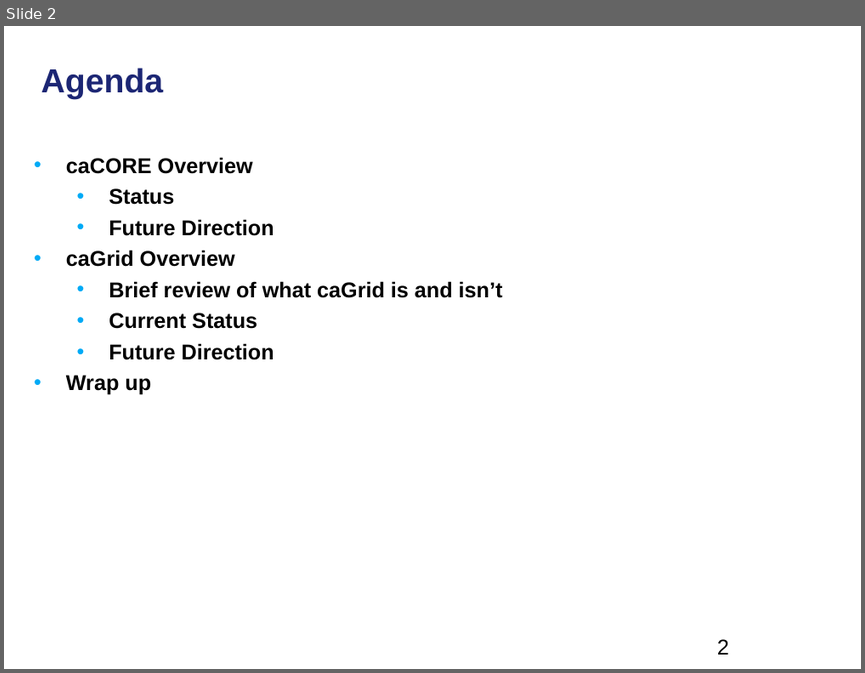
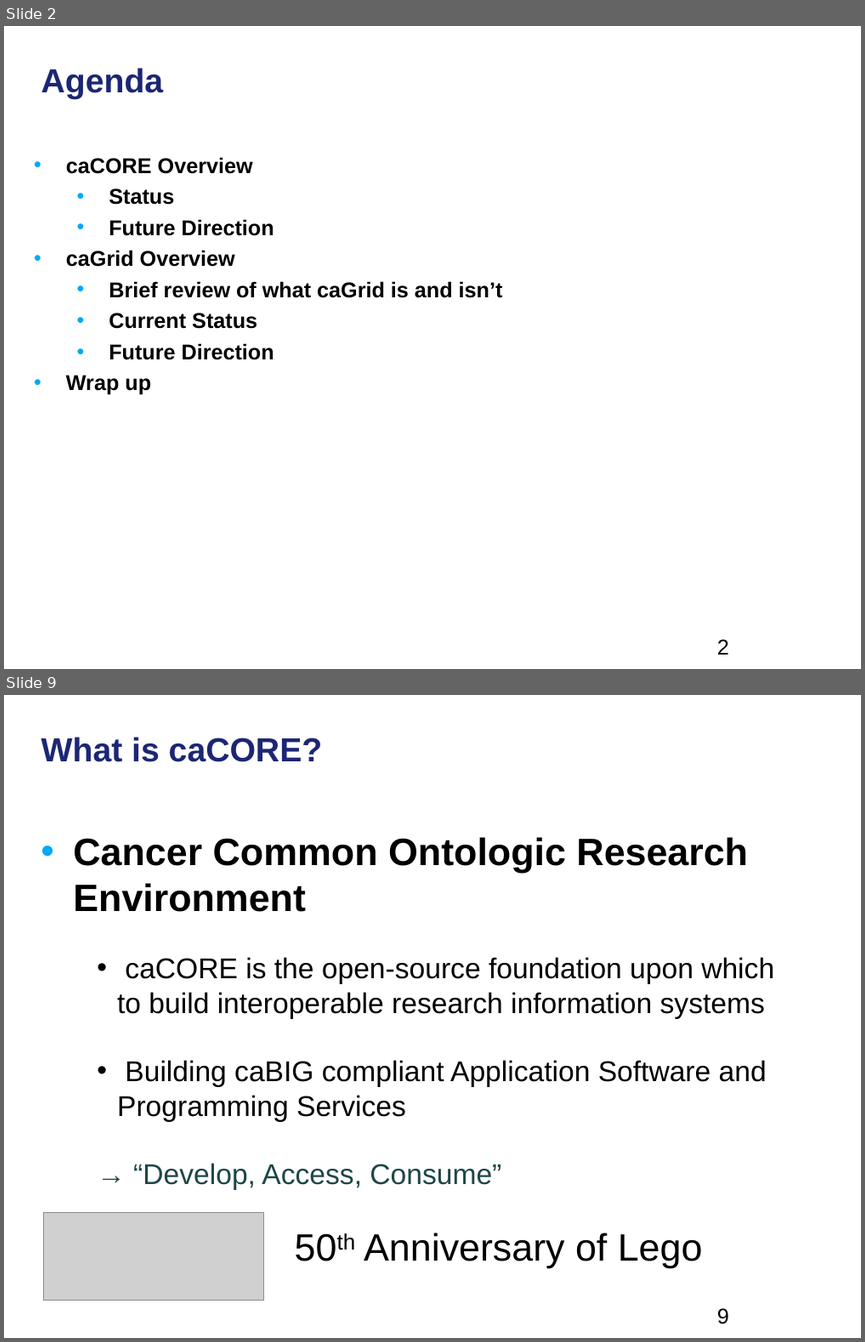
Before and after one commit to NCIP/cagrid-portal, a slide deck: cagrid-1-0/Documentation/presentations/200801_VCDE_ARCH/20080128_30_XCWS_F2F_Day2_caCORE_caGrid.ppt. Shown one above the other, each under a label of ours: slide 2 before the commit, slides 2 and 9 after it; the slides between them are not shown. The pictures are 865x673 and 865x1342 pixels, drawn with LibreOffice and Linux fonts; fonts in the diff are those of the drawing; grey boxes stand for pictures; background and template pictures are left out. Boxes give left, top, right and bottom in pixels: in the first picture for what was removed or moved away, otherwise in the second. Text is boxed around its words. In the diff, an @@ line names an element or a change of style, - is before the commit and + after.

```diff
--- a/cagrid-1-0/Documentation/presentations/200801_VCDE_ARCH/20080128_30_XCWS_F2F_Day2_caCORE_caGrid.ppt
+++ b/cagrid-1-0/Documentation/presentations/200801_VCDE_ARCH/20080128_30_XCWS_F2F_Day2_caCORE_caGrid.ppt
@@ slide 9 added at bbox=[4, 695, 861, 1338], background picture (left out); not listed: 1 template element that a slide beside it also shows @@
@@ title added at bbox=[41, 737, 323, 762], 28 pt, text #1C2674, bold @@
+What is caCORE?
@@ text added at bbox=[73, 837, 748, 912], 32 pt, text #000000, bold @@
+• Cancer Common Ontologic Research Environment
@@ text added at bbox=[117, 957, 774, 1190], 24 pt, text #000000 @@
+• caCORE is the open-source foundation upon which to build interoperable research information systems
+• Building caBIG compliant Application Software and Programming Services
+→ “Develop, Access, Consume”
@@ picture added at bbox=[43, 1213, 263, 1300] @@
@@ text added at bbox=[364, 1232, 703, 1268], 32 pt, text #000000 @@
+50th Anniversary of Lego
```
Also in this commit, not shown: 3 slides changed, 24 other slides added, 1 slide removed, 1 other file.
